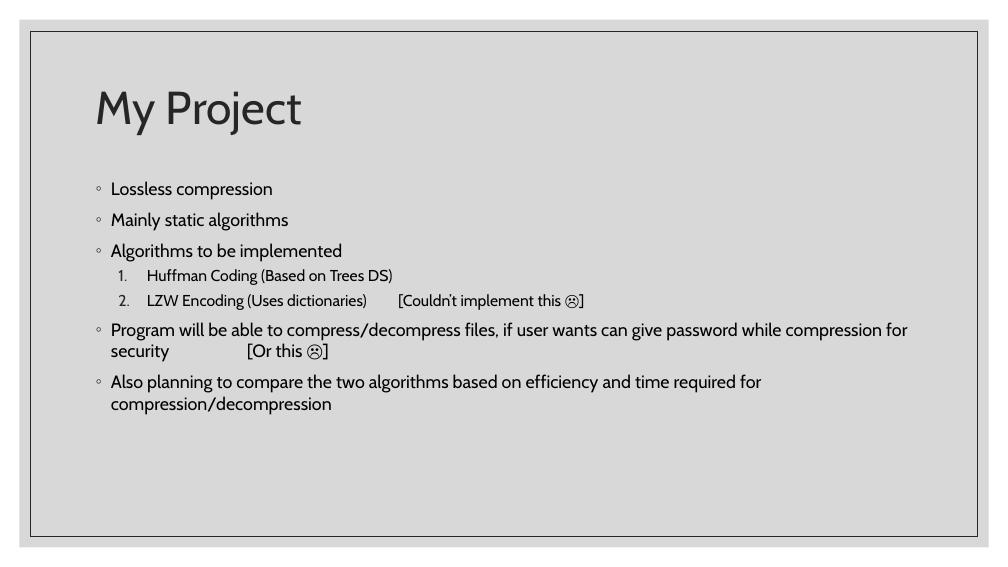
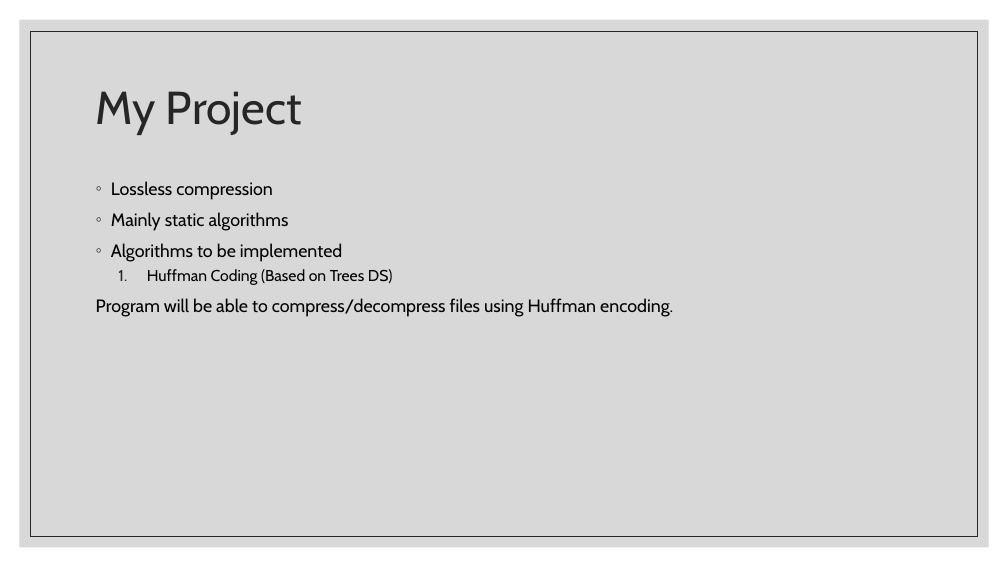
Before and after one commit to light2802/file-compressor, a slide deck: slide 2 of Project PPt.pptx (slide 5 before the commit). Drawn at 1008x567 pixels with LibreOffice and Linux fonts; fonts in the diff are those of the drawing. Boxes give left, top, right and bottom in pixels: in the first picture for what was removed or moved away, otherwise in the second. Text is boxed around its words. In the diff, an @@ line names an element or a change of style, - is before the commit and + after.

```diff
--- a/Project PPt.pptx
+++ b/Project PPt.pptx
@@ text at [96, 298, 673, 317]: text changed @@
-  2. LZW Encoding (Uses dictionaries) [Couldn’t implement this ☹]
-◦ Program will be able to compress/decompress files, if user wants can give password while compression for security [Or this ☹]
-◦ Also planning to compare the two algorithms based on efficiency and time required for compression/decompression
+Program will be able to compress/decompress files using Huffman encoding.
```
Also in this commit, not shown: 1 other slide changed, 2 slides added, 3 slides removed, 1 other file.
